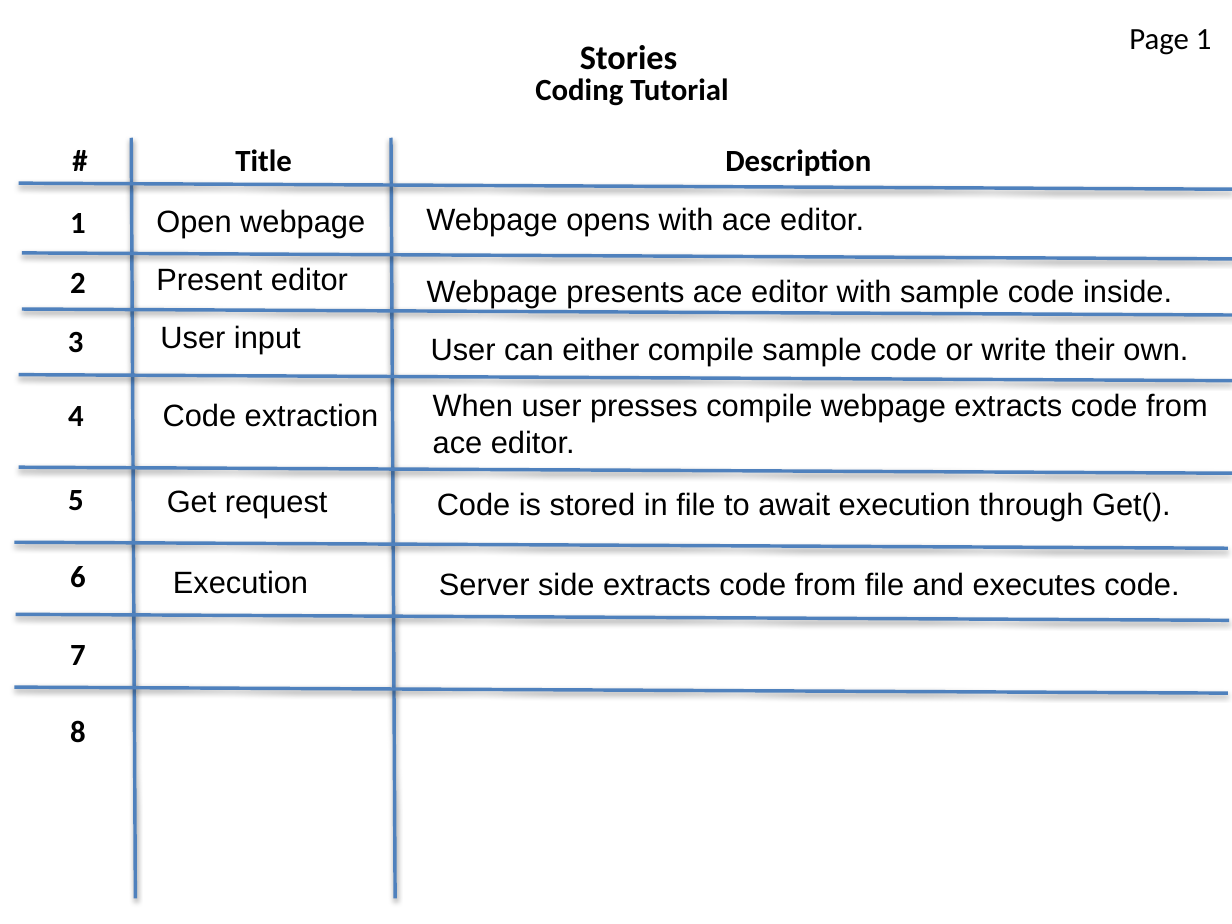
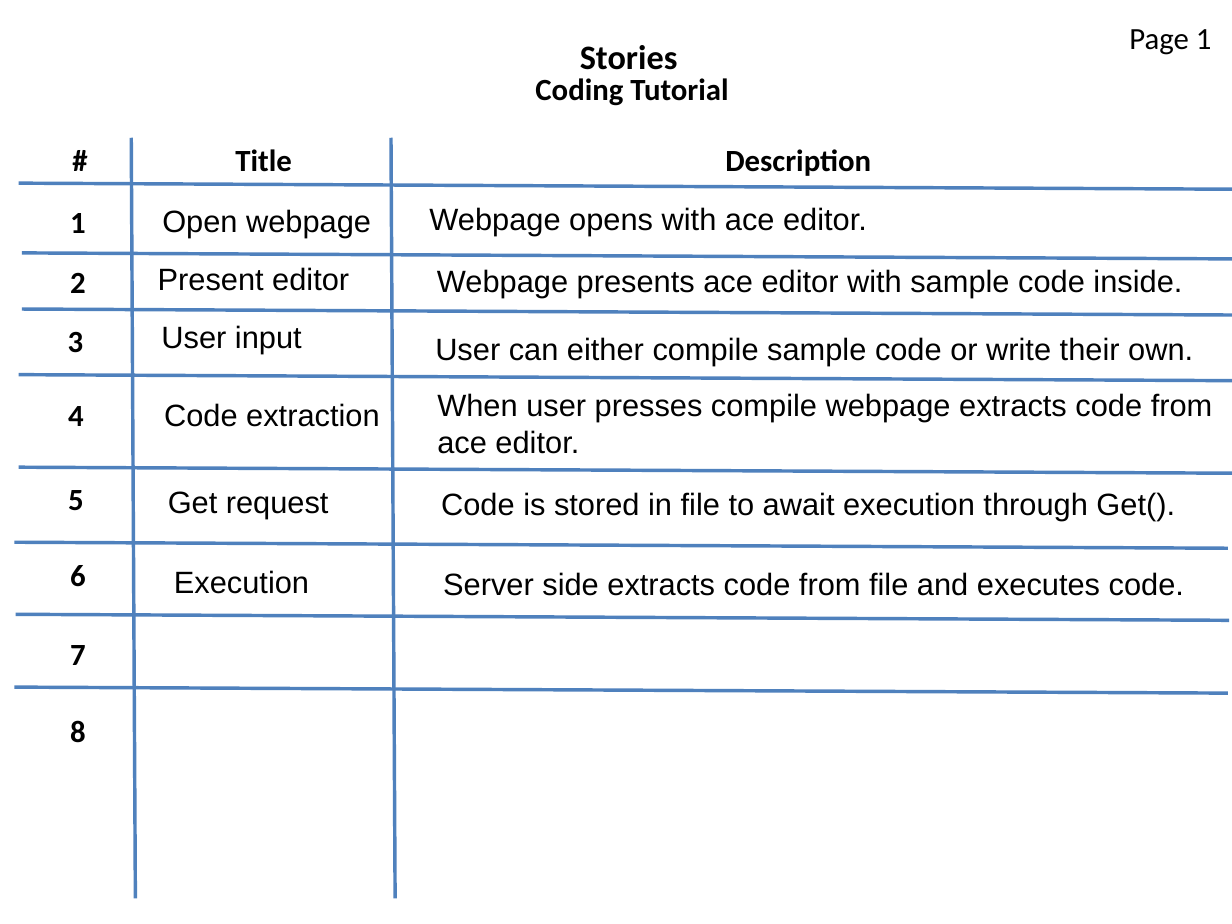
Before and after one commit to strangeprogrammer/ace, a slide deck: slide 5 of Tps_Storiess.pptx. Drawn at 1232x924 pixels with LibreOffice and Linux fonts; fonts in the diff are those of the drawing. Boxes give left, top, right and bottom in pixels: in the first picture for what was removed or moved away, otherwise in the second. Text is boxed around its words. In the diff, an @@ line names an element or a change of style, - is before the commit and + after.

```diff
--- a/Tps_Storiess.pptx
+++ b/Tps_Storiess.pptx
@@ line (132, 138) - (136, 898): stroke #4F81BD 2 pt to #4F81BD 2.01 pt @@
@@ line (391, 138) - (395, 898): stroke #4F81BD 2 pt to #4F81BD 2.01 pt @@
@@ line (18, 184) - (1232, 190): stroke #4F81BD 2 pt to #4F81BD 2.01 pt @@
@@ text "Open webpage" moved from (x1=156, y1=209, x2=365, y2=238) to (x1=162, y1=209, x2=371, y2=238) @@
@@ line (22, 253) - (1232, 259): stroke #4F81BD 2 pt to #4F81BD 2.01 pt @@
@@ text "Webpage presents ace editor with ..." moved from (x1=427, y1=279, x2=1172, y2=308) to (x1=437, y1=269, x2=1182, y2=298) @@
@@ line (22, 309) - (1232, 315): stroke #4F81BD 2 pt to #4F81BD 2.01 pt @@
@@ text "User can either compile sample ..." moved from (x1=431, y1=337, x2=1188, y2=366) to (x1=435, y1=337, x2=1193, y2=366) @@
@@ line (18, 375) - (1232, 381): stroke #4F81BD 2 pt to #4F81BD 2.01 pt @@
@@ text "When user presses compile webpage ..." moved from (x1=433, y1=393, x2=1208, y2=454) to (x1=437, y1=393, x2=1213, y2=454) @@
@@ line (18, 467) - (1232, 473): stroke #4F81BD 2 pt to #4F81BD 2.01 pt @@
@@ text "Code is stored in file ..." moved from (x1=437, y1=492, x2=1171, y2=520) to (x1=441, y1=492, x2=1175, y2=520) @@
@@ line (15, 542) - (1228, 548): stroke #4F81BD 2 pt to #4F81BD 2.01 pt @@
@@ text "Server side extracts code from ..." moved from (x1=439, y1=572, x2=1179, y2=596) to (x1=443, y1=572, x2=1184, y2=596) @@
@@ line (16, 615) - (1230, 621): stroke #4F81BD 2 pt to #4F81BD 2.01 pt @@
@@ line (15, 687) - (1228, 694): stroke #4F81BD 2 pt to #4F81BD 2.01 pt @@
```
Also in this commit, not shown: 3 other slides changed.
